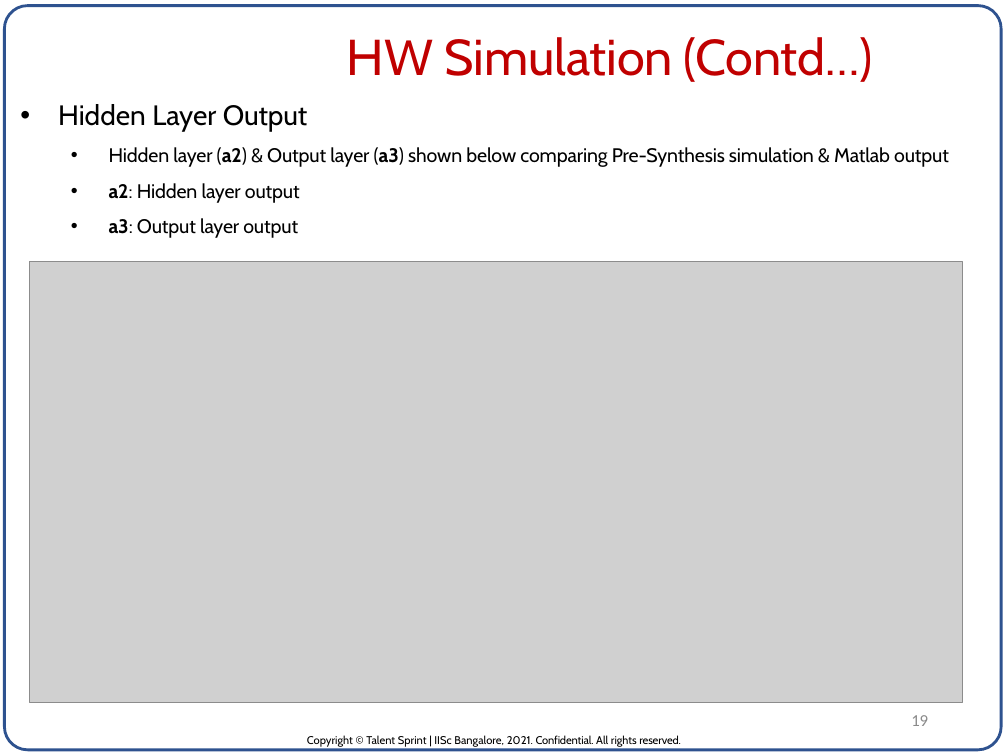
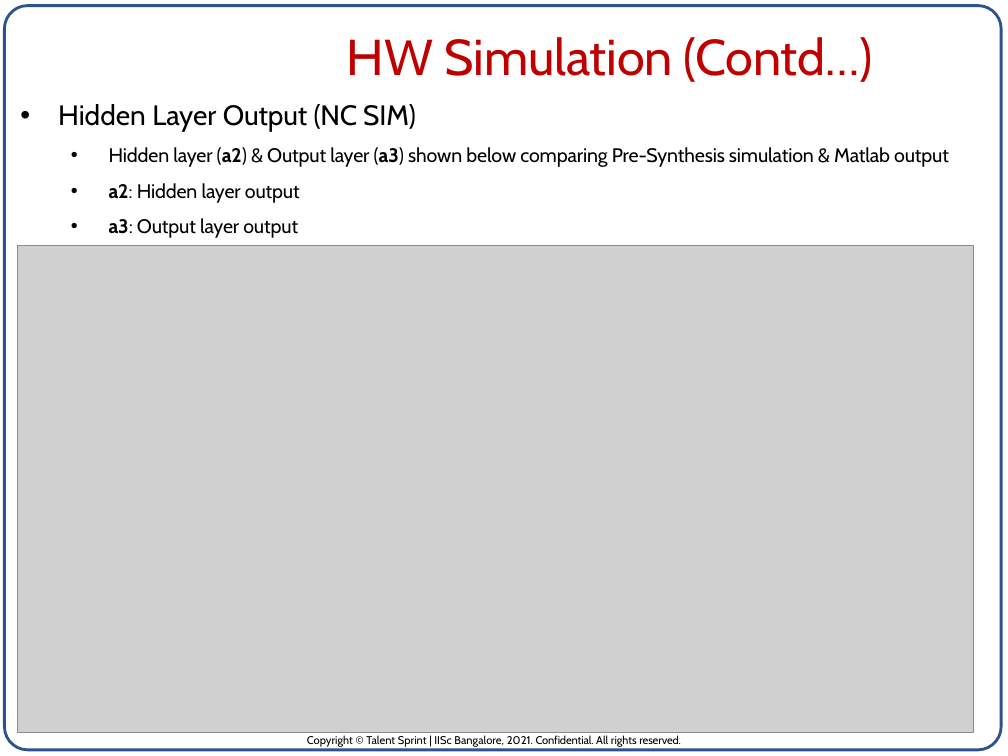
Before and after one commit to pvrajeshkumar/IISC_DVLSI_ML_Project, a slide deck: slide 19 of Project_Report/ASIC for Neural Network inference_P_V_Rajesh_Kumar.pptx. Drawn at 1008x756 pixels with LibreOffice and Linux fonts; fonts in the diff are those of the drawing; grey boxes stand for pictures. Boxes give left, top, right and bottom in pixels: in the first picture for what was removed or moved away, otherwise in the second. Text is boxed around its words. In the diff, an @@ line names an element or a change of style, - is before the commit and + after.

Commit message:
Project report updated with results & screenshots.

```diff
--- a/Project_Report/ASIC for Neural Network inference_P_V_Rajesh_Kumar.pptx
+++ b/Project_Report/ASIC for Neural Network inference_P_V_Rajesh_Kumar.pptx
@@ text at bbox=[58, 104, 416, 132]: text changed @@
-• Hidden Layer Output
+• Hidden Layer Output (NC SIM)
@@ picture: place and size @@
-picture at bbox=[29, 261, 962, 703]
+picture at bbox=[17, 246, 974, 733]
@@ page number removed at bbox=[911, 715, 928, 726] @@
-19
```
Also in this commit, not shown: 3 other slides changed.
